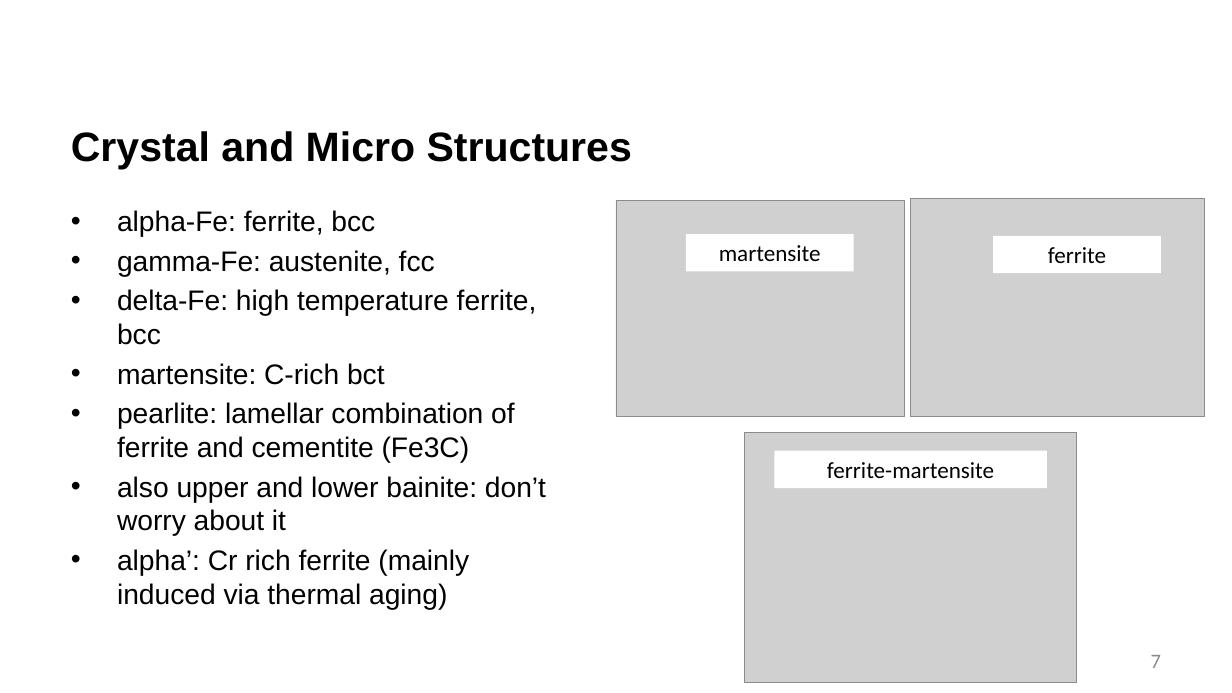
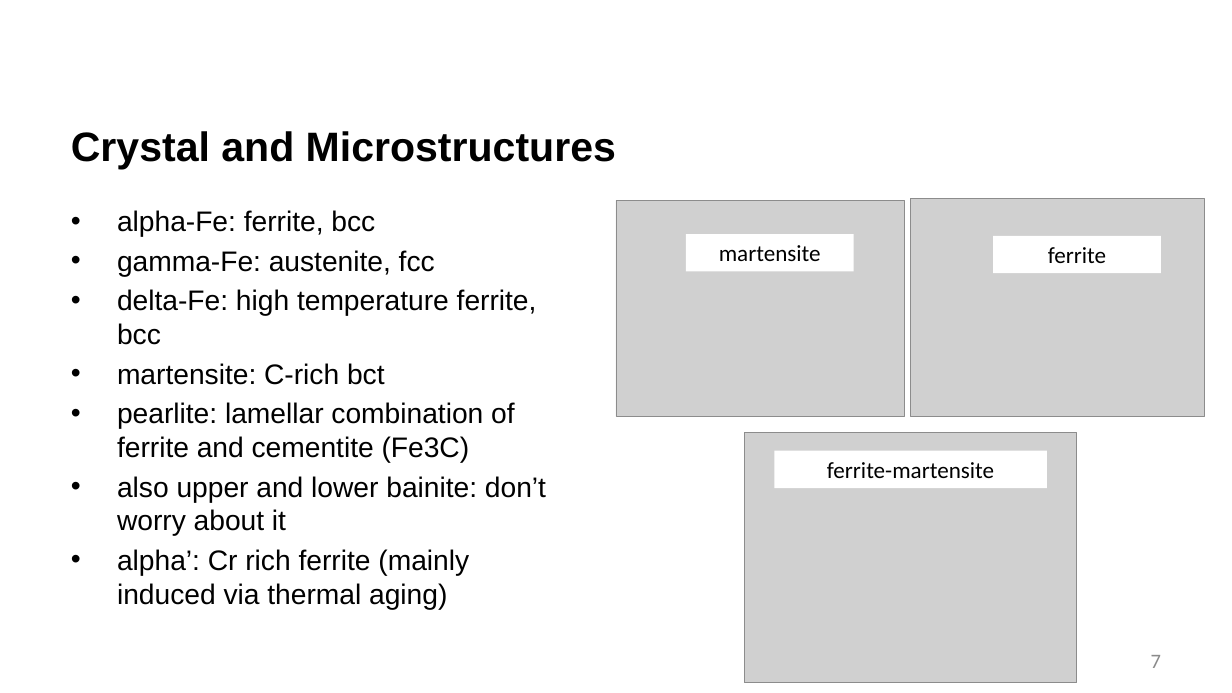
Before and after one commit to benbeeler/TEACHING, a slide deck: slide 7 of Advanced Reactor Materials/Fall2025/Lec18_AdvancedCladding.pptx. Drawn at 1232x693 pixels with LibreOffice and Linux fonts; fonts in the diff are those of the drawing; grey boxes stand for pictures; background and template pictures are left out. Boxes give left, top, right and bottom in pixels: in the first picture for what was removed or moved away, otherwise in the second. Text is boxed around its words. In the diff, an @@ line names an element or a change of style, - is before the commit and + after.

```diff
--- a/Advanced Reactor Materials/Fall2025/Lec18_AdvancedCladding.pptx
+++ b/Advanced Reactor Materials/Fall2025/Lec18_AdvancedCladding.pptx
@@ title at <box>71,131,616,169</box>: text changed @@
-Crystal and Micro Structures
+Crystal and Microstructures
```
Also in this commit, not shown: 4 other slides changed, 3 slides removed, 12 other files.
